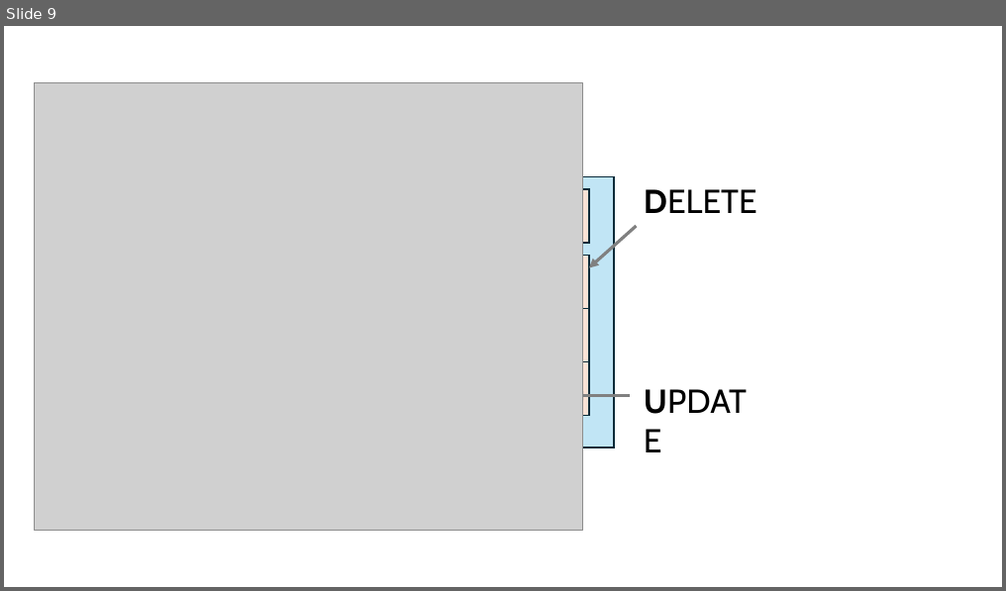
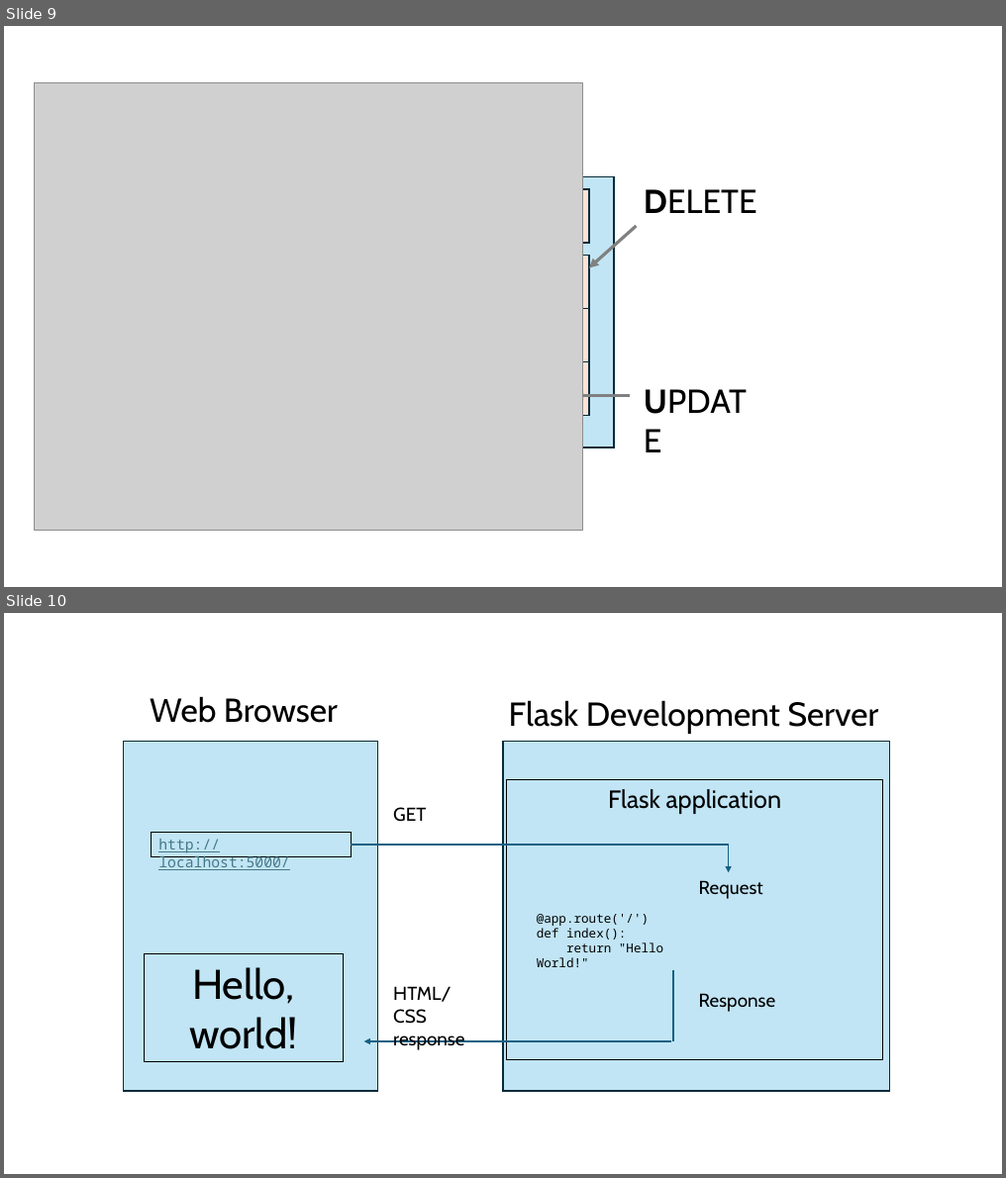
Before and after one commit to stringfestdata/images-for-web-embeds, a slide deck: ppt-staging-for-web-embeds.pptx. Shown one above the other, each under a label of ours: slide 9 before the commit, slides 9 and 10 after it. The pictures are 1006x591 and 1006x1178 pixels, drawn with LibreOffice and Linux fonts; fonts in the diff are those of the drawing; grey boxes stand for pictures. Boxes give left, top, right and bottom in pixels: in the first picture for what was removed or moved away, otherwise in the second. Text is boxed around its words. In the diff, an @@ line names an element or a change of style, - is before the commit and + after.

```diff
--- a/ppt-staging-for-web-embeds.pptx
+++ b/ppt-staging-for-web-embeds.pptx
@@ slide 10 added at [4,613,1002,1174], background #FFFFFF @@
@@ text added at [150,696,338,723], 32 pt, text #000000 @@
+Web Browser
@@ text added at [509,700,879,734], 32 pt, text #000000 @@
+Flask Development Server
@@ rectangle added at [124,741,378,1091], fill #C1E5F5, outline #092A39 1.5 pt @@
@@ rectangle added at [503,741,890,1091], fill #C1E5F5, outline #092A39 1.5 pt @@
@@ rectangle added at [507,780,883,1059], outline #000000 0.75 pt, 24 pt, text #000000 @@
+Flask application
@@ text added at [393,807,464,1051], 18 pt, text #000000 @@
+GET
+HTML/CSS response
@@ rectangle added at [152,833,350,858], outline #000000 0.75 pt, 14 pt, text #467886, underline @@
+http://localhost:5000/
@@ line added from (350, 845) to (729, 845), #156082 1.5 pt @@
@@ arrow added from (729, 845) to (729, 872), #156082 1.5 pt @@
@@ text added at [699,880,776,1012], 18 pt, text #000000 @@
+Request
+Response
@@ text added at [537,914,663,967], 12 pt, text #000000 @@
+@app.route('/')
+def index():
+return "Hello World!"
@@ rectangle added at [144,955,344,1062], outline #000000 0.75 pt, 40 pt, text #000000 @@
+Hello, world!
@@ line added from (673, 970) to (673, 1042), #156082 1.5 pt @@
@@ arrow added from (672, 1042) to (364, 1042), #156082 1.5 pt @@
```
Also in this commit, not shown: 6 other slides added.
